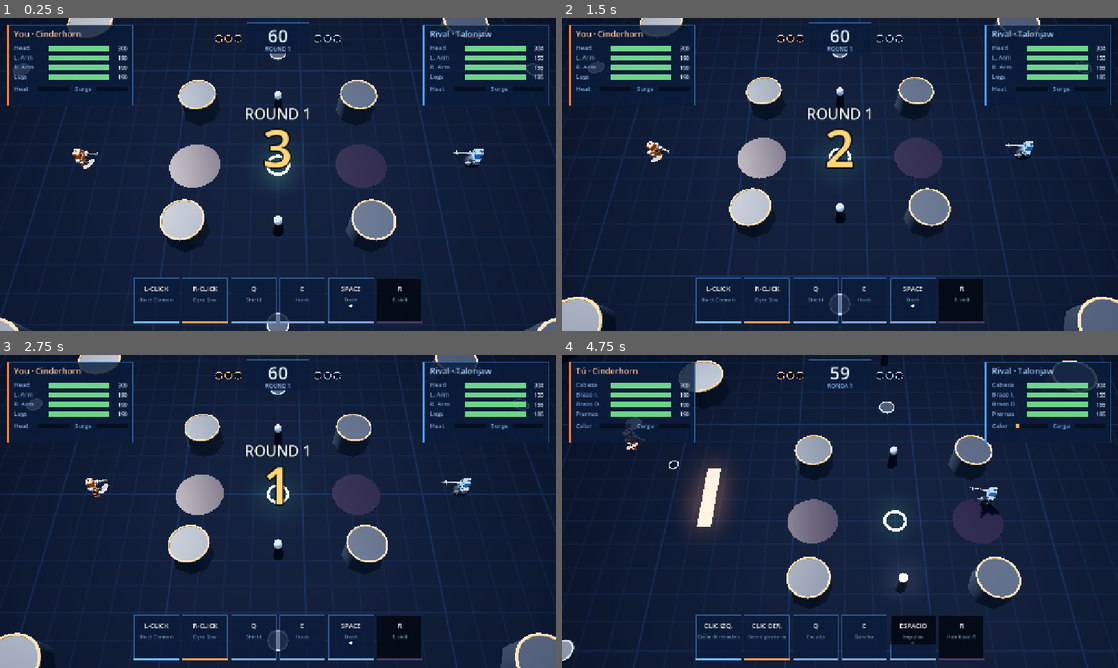
Above: before the commit, frames 1-4 (two rows, left to right).
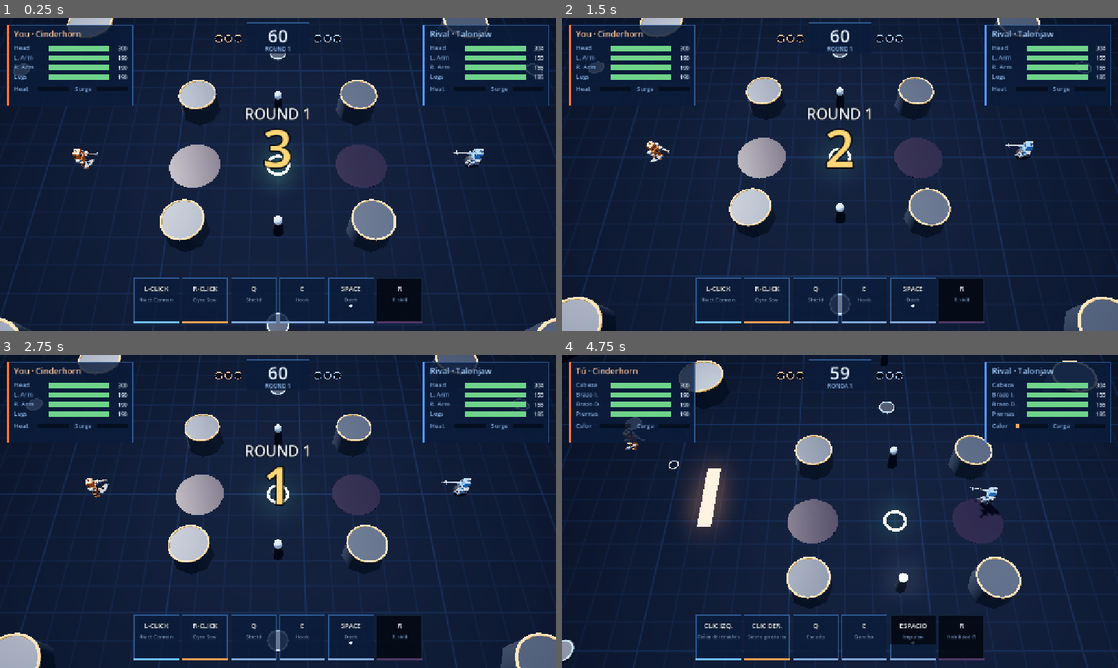
Above: after the commit, the same moments.

Repository: Vegm92/mech-duel
Game: Godot game, scene res://main.tscn
Same seed, same stepped clock (60 frames per second), same inputs: the game is played once before the commit and once after it.
Inputs (mouse positions are in pixels of both pictures, inside the frame that each line leads up to):
- Up to frame 1 (0.25 s): no input
- Up to frame 2 (1.5 s): tap Enter at 0.5 s; move the mouse to (962, 158) at 0.52 s; hold D 0.53-1.28 s; tap Q at 0.6 s; click (962, 158) at 0.67 s; tap Space at 0.77 s; move the mouse to (728, 190) at 1.27 s; hold S from 1.28 s (still down); tap E at 1.35 s
- Up to frame 3 (2.75 s): tap Space at 1.52 s; move the mouse to (333, 442) at 2.02 s; release S at 2.03 s; hold D from 2.03 s (still down); tap R at 2.1 s
- Up to frame 4 (4.75 s): move the mouse to (812, 574) at 2.77 s; release D at 2.78 s; hold W 2.78-3.53 s; tap Enter at 2.85 s; click (812, 574) at 2.92 s; tap Space at 3.02, 3.77, 4.52 s; move the mouse to (1006, 558) at 3.52 s; hold A from 3.53 s (still down); tap Keypad Enter at 3.6 s; move the mouse to (673, 464) at 4.27 s; tap L at 4.35 s

The runs differ from the first frame. In frame 1, less than 0.1% of the frame differs, in the area x 15-86%, y 45-49%; in frame 2, less than 0.1%; in frame 3, less than 0.1%, in the area x 17-83%, y 41-45%; in frame 4, less than 0.1%.

Commit message:
feat(godot): melee weapon models from Blender
All 10 melee weapons (saw, drill, hammer, claws, whip, bunker, katana,
bash, fist, flail) are now modeled in art/guns.blend in the same style as
the guns and exported into guns.glb. weapon_node loads every weapon from
that file; the saw blade is its own object (saw_disc) so it still spins.
The primitive melee shapes and the unused TO_X const are gone.

Co-Authored-By: Claude Opus 5.5 <noreply@anthropic.com>

Diff:
--- a/godot/src/mech.gd
+++ b/godot/src/mech.gd
@@ -13,7 +13,6 @@
 static var _meshes := {}
 static var _glb := {}
 
-const TO_X := Vector3(0, 0, -PI / 2)
 const TO_Z := Vector3(PI / 2, 0, 0)
 const ARM_UP := 0.2
 const ELBOW := Vector3(0.048, -0.235, 0)
@@ -141,57 +140,13 @@
 	return mi
 
 
-static func weapon_node(name: String, t: int, mats: Dictionary) -> Node3D:
+static func weapon_node(name: String, mats: Dictionary) -> Node3D:
 	var n := Node3D.new()
-	if Sim.WEAPONS[name].kind != "melee":
-		add_part(n, name, mats, "guns")
-		return n
-	var steel := mat(STEEL, 0.0, 0.55, 0.5)
-	var dark := mat(DARK, 0.0, 0.5, 0.5)
-	var hot := glow(TEAM_LIGHT[t], 1.6)
-	match name:
-		"saw":
-			add(n, box(Vector3(0.6, 0.16, 0.16)), dark, Vector3(0.3, 0, 0))
-			var disc := Node3D.new()
-			disc.position = Vector3(0.75, 0, 0)
-			n.add_child(disc)
-			add(disc, cyl(0.48, 0.48, 0.05, 16), steel)
-			add(disc, ring(0.4, 0.5), hot, Vector3.ZERO)
-			disc.set_meta("spin", true)
-		"drill":
-			add(n, cyl(0.16, 0.16, 0.3), dark, Vector3(0.1, 0, 0), TO_X)
-			add(n, cyl(0.0, 0.2, 1.0, 8), steel, Vector3(0.75, 0, 0), TO_X)
-		"hammer":
-			add(n, cyl(0.05, 0.05, 0.9), dark, Vector3(0.45, 0, 0), TO_X)
-			add(n, box(Vector3(0.36, 0.42, 0.62)), steel, Vector3(0.9, 0, 0))
-			add(n, box(Vector3(0.38, 0.08, 0.64)), hot, Vector3(0.9, 0.0, 0))
-		"claws":
-			add(n, box(Vector3(0.3, 0.24, 0.3)), dark, Vector3(0.1, 0, 0))
-			for i in 3:
-				add(n, box(Vector3(0.7, 0.05, 0.05)), steel, Vector3(0.55, 0, -0.12 + i * 0.12), Vector3(0, (i - 1) * 0.25, 0))
-		"whip":
-			for i in 6:
-				add(n, box(Vector3(0.3, 0.06, 0.06)), steel, Vector3(0.2 + i * 0.27, 0, sin(i * 1.2) * 0.06))
-			add(n, ball(0.08, 8), hot, Vector3(1.85, 0, 0))
-		"bunker":
-			add(n, box(Vector3(0.5, 0.36, 0.36)), dark, Vector3(0.15, 0, 0))
-			add(n, cyl(0.0, 0.14, 0.8, 8), steel, Vector3(0.75, 0, 0), TO_X)
-		"katana":
-			add(n, box(Vector3(0.22, 0.12, 0.12)), dark, Vector3(0.05, 0, 0))
-			add(n, box(Vector3(1.3, 0.14, 0.03)), steel, Vector3(0.8, 0, 0))
-			add(n, box(Vector3(1.3, 0.03, 0.035)), hot, Vector3(0.8, -0.07, 0))
-		"bash":
-			add(n, box(Vector3(0.14, 0.85, 0.95)), steel, Vector3(0.4, 0, 0))
-			add(n, box(Vector3(0.16, 0.1, 0.8)), hot, Vector3(0.42, 0.15, 0))
-		"fist":
-			add(n, box(Vector3(0.3, 0.3, 0.3)), dark, Vector3(0.1, 0, 0))
-			add(n, box(Vector3(0.55, 0.5, 0.5)), steel, Vector3(0.5, 0, 0))
-			add(n, box(Vector3(0.1, 0.4, 0.42)), hot, Vector3(0.79, 0, 0))
-		"flail":
-			add(n, cyl(0.05, 0.05, 0.6), dark, Vector3(0.3, 0, 0), TO_X)
-			add(n, box(Vector3(0.45, 0.04, 0.04)), steel, Vector3(0.8, 0, 0))
-			add(n, ball(0.24), steel, Vector3(1.15, 0, 0))
-			add(n, ring(0.18, 0.28), hot, Vector3(1.15, 0, 0))
+	add_part(n, name, mats, "guns")
+	if name == "saw":
+		var disc := add_part(n, "saw_disc", mats, "guns")
+		disc.position = Vector3(0.75, 0, 0)
+		disc.set_meta("spin", true)
 	return n
 
 
@@ -238,7 +193,7 @@
 		fore.rotation.z = PI / 2
 		var mount: String = MOUNT.get(lo[hand], "hand")
 		fore.visible = mount != "arm"
-		var w := weapon_node(lo[hand], t, gun_mats)
+		var w := weapon_node(lo[hand], gun_mats)
 		w.position = ELBOW if mount == "arm" else (Vector3(0, 0.15, side * 0.02) if mount == "shoulder" else FIST)
 		if Sim.WEAPONS[lo[hand]].kind == "melee":
 			w.rotation = Vector3(0, -side * 0.5, 0.6)
Binary file changed: godot/assets/models/guns.glb
Not shown, changed: CLAUDE.md
Not shown, changed: art/guns.blend
